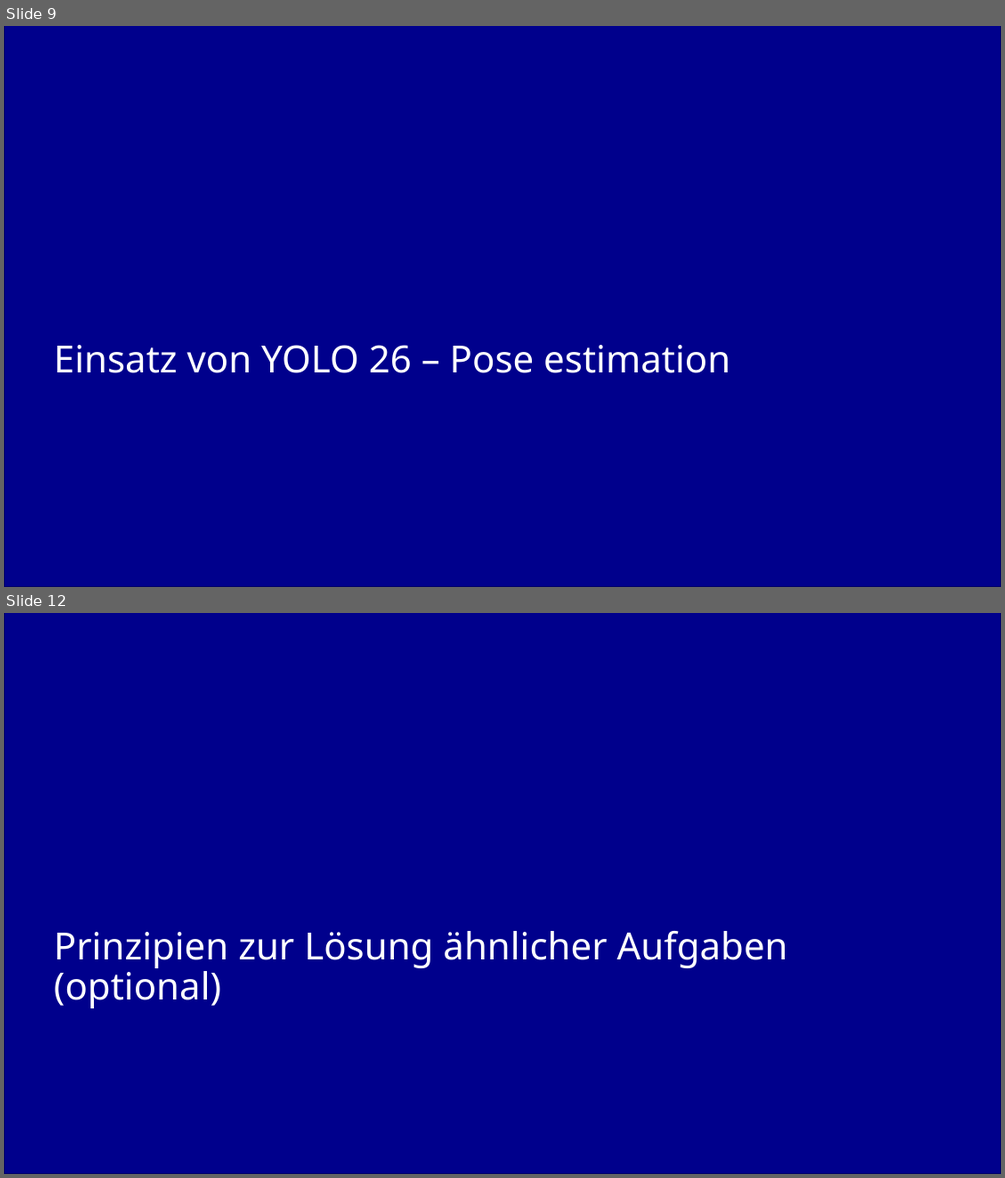
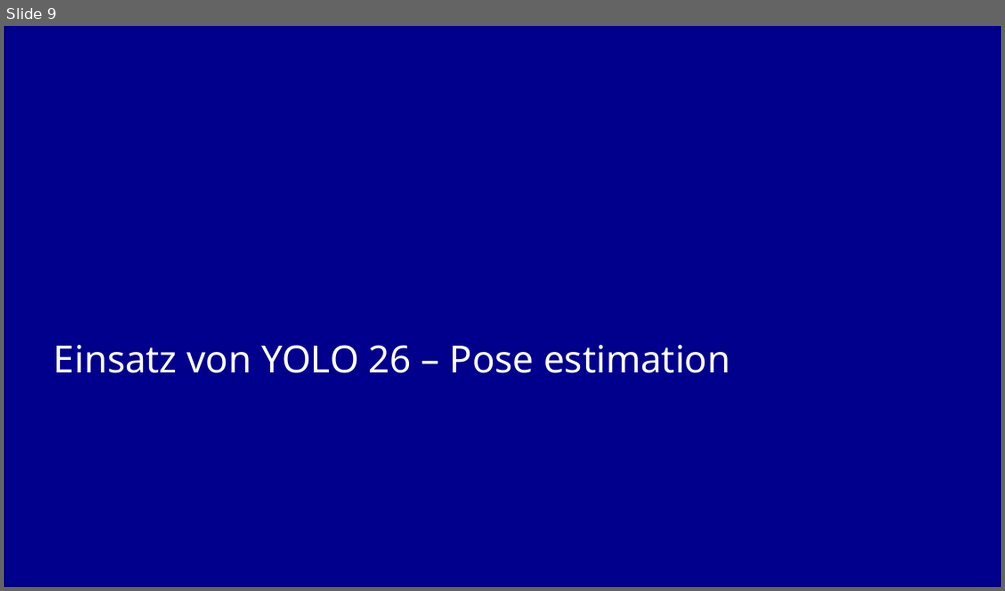
Before and after one commit to danhcon123/yolo_pose_estimation, a slide deck: docu/Zwischen Präsentation.pptx. Shown one above the other, each under a label of ours: slides 9 and 12 before the commit, slide 9 after it; the slides between them are not shown. The pictures are 1005x1178 and 1005x591 pixels, drawn with LibreOffice and Linux fonts; fonts in the diff are those of the drawing; background and template pictures are left out. Boxes give left, top, right and bottom in pixels: in the first picture for what was removed or moved away, otherwise in the second. Text is boxed around its words. In the diff, an @@ line names an element or a change of style, - is before the commit and + after.

```diff
--- a/docu/Zwischen Präsentation.pptx
+++ b/docu/Zwischen Präsentation.pptx
@@ slide 12 removed at [4, 613, 1001, 1174], background #FFFFFF; not listed: 1 template element that a slide beside it also shows @@
@@ title removed at [54, 931, 788, 1008] @@
-Prinzipien zur Lösung ähnlicher Aufgaben (optional)
```
Also in this commit, not shown: 6 slides changed, 7 slides added, 2 other slides removed, 1 other file.
